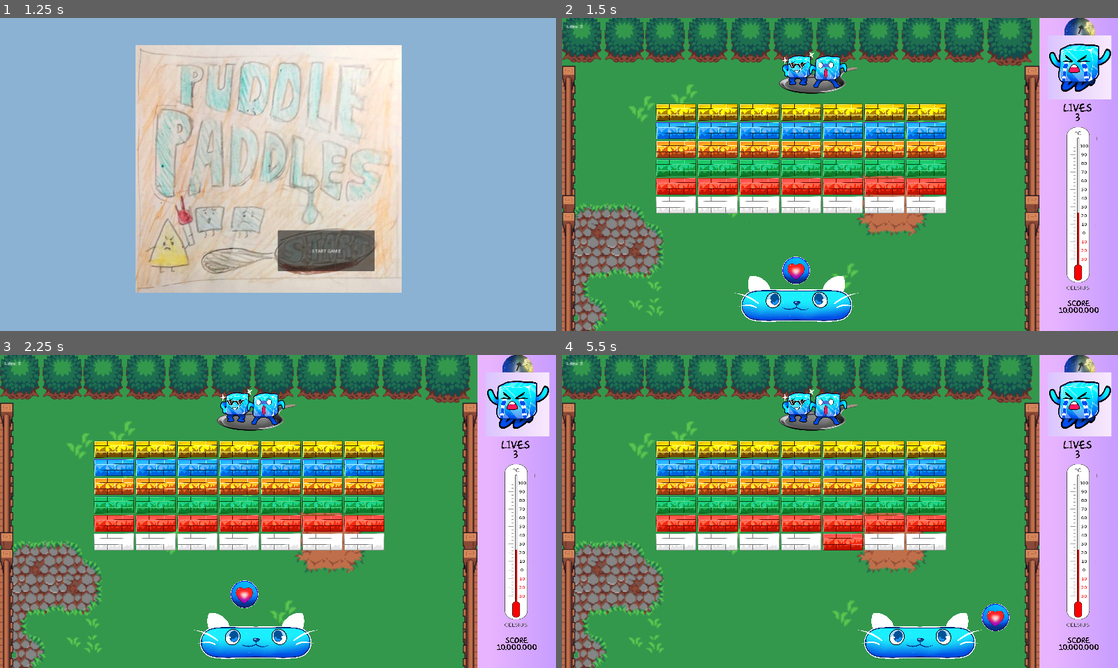
Above: before the commit, frames 1-4 (two rows, left to right).
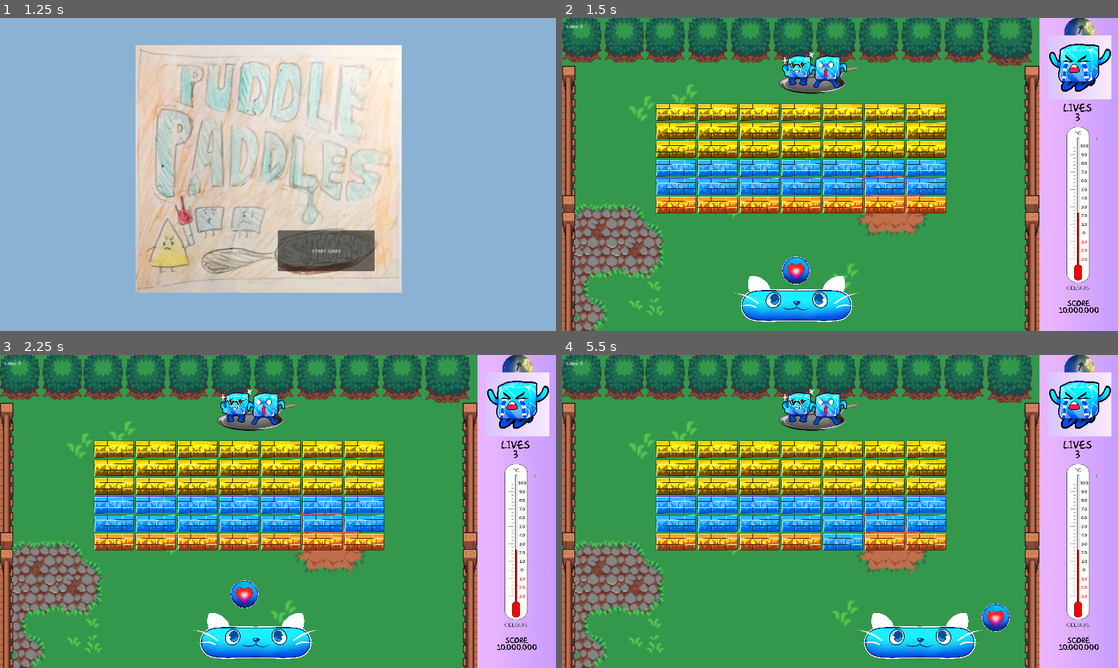
Above: after the commit, the same moments.

Repository: ColtonPhillips/uvicgamejam-24
Game: Godot game, scene res://Scenes/start_game.tscn
The game is run twice, just before and just after one commit, with the same random seed, the same clock (stepped at 60 frames per second) and the same inputs.
Inputs:
- Up to frame 1 (1.25 s): click "START GAME" at 0.5 s
- Up to frame 2 (1.5 s): click "START GAME" at 1.25 s
- Up to frame 3 (2.25 s): tap Enter at 2 s; hold D (right) from 2.03 s (still down)
- Up to frame 4 (5.5 s): release D (right) at 2.78 s; hold A (left) 2.78-3.53 s; hold D (right) 3.53-5.03 s; hold A (left) from 5.03 s (still down)

Frame 1 is identical in both runs. In frame 2, 14% of the frame differs, in the area x 16-70%, y 33-63%; in frame 3, 14%; in frame 4, 14%, in the area x 16-81%, y 33-89%.

Commit message:
sfx and polish

Diff:
--- a/game/Scenes/ball.tscn
+++ b/game/Scenes/ball.tscn
@@ -1,7 +1,10 @@
-[gd_scene load_steps=4 format=3 uid="uid://kfy3ukhqt013"]
+[gd_scene load_steps=7 format=3 uid="uid://kfy3ukhqt013"]
 
 [ext_resource type="Texture2D" uid="uid://c12vef2gyh7dy" path="res://Assets/Ball.png" id="1_2jah6"]
 [ext_resource type="Script" path="res://Scripts/ball.gd" id="1_tygem"]
+[ext_resource type="AudioStream" uid="uid://ps83xovdn8to" path="res://Assets/Pop.ogg" id="3_c112m"]
+[ext_resource type="AudioStream" uid="uid://c3d07y01sfo1d" path="res://Assets/Click.ogg" id="4_2dyh8"]
+[ext_resource type="AudioStream" uid="uid://by8my1bha4pj0" path="res://Assets/Hit.ogg" id="5_lu8qh"]
 
 [sub_resource type="CircleShape2D" id="CircleShape2D_nj6vb"]
 radius = 47.1699
@@ -17,3 +20,20 @@
 
 [node name="CollisionShape2D" type="CollisionShape2D" parent="."]
 shape = SubResource("CircleShape2D_nj6vb")
+
+[node name="SFX" type="Node" parent="."]
+
+[node name="PopSound" type="AudioStreamPlayer" parent="SFX"]
+unique_name_in_owner = true
+stream = ExtResource("3_c112m")
+volume_db = -15.0
+
+[node name="ClickSound" type="AudioStreamPlayer" parent="SFX"]
+unique_name_in_owner = true
+stream = ExtResource("4_2dyh8")
+volume_db = -15.0
+
+[node name="HitSound" type="AudioStreamPlayer" parent="SFX"]
+unique_name_in_owner = true
+stream = ExtResource("5_lu8qh")
+volume_db = -22.518
--- a/game/Scenes/brick.tscn
+++ b/game/Scenes/brick.tscn
@@ -1,7 +1,8 @@
-[gd_scene load_steps=4 format=3 uid="uid://bb528nmxhbibp"]
+[gd_scene load_steps=5 format=3 uid="uid://bb528nmxhbibp"]
 
 [ext_resource type="Script" path="res://Scripts/brick.gd" id="1_g2qod"]
 [ext_resource type="Texture2D" uid="uid://3qnb70844nlo" path="res://Assets/BrickRed.png" id="2_i2lyg"]
+[ext_resource type="AudioStream" uid="uid://bx57pbmdwvm3t" path="res://Assets/Break.ogg" id="3_qda7k"]
 
 [sub_resource type="RectangleShape2D" id="RectangleShape2D_lq55v"]
 size = Vector2(136, 56)
@@ -20,3 +21,10 @@
 [node name="CollisionShape2D" type="CollisionShape2D" parent="."]
 position = Vector2(0, 1)
 shape = SubResource("RectangleShape2D_lq55v")
+
+[node name="SFX" type="Node" parent="."]
+
+[node name="BreakSound" type="AudioStreamPlayer" parent="SFX"]
+unique_name_in_owner = true
+stream = ExtResource("3_qda7k")
+volume_db = -8.0
--- a/game/Scenes/paddle.tscn
+++ b/game/Scenes/paddle.tscn
@@ -1,7 +1,8 @@
-[gd_scene load_steps=4 format=3 uid="uid://cmwnuhkpe57qf"]
+[gd_scene load_steps=5 format=3 uid="uid://cmwnuhkpe57qf"]
 
 [ext_resource type="Script" path="res://Scripts/paddle.gd" id="1_edjpi"]
 [ext_resource type="Texture2D" uid="uid://b72ppepb1g2ts" path="res://Assets/PaddleCat.png" id="2_ojvxn"]
+[ext_resource type="AudioStream" uid="uid://cklc0wiuh5awe" path="res://Assets/SpeedPower.ogg" id="3_x450g"]
 
 [sub_resource type="RectangleShape2D" id="RectangleShape2D_k37m3"]
 size = Vector2(94, 340)
@@ -20,3 +21,10 @@
 [node name="CollisionShape2D" type="CollisionShape2D" parent="."]
 rotation = 1.5708
 shape = SubResource("RectangleShape2D_k37m3")
+
+[node name="SFX" type="Node" parent="."]
+
+[node name="SpeedPowerUpSound" type="AudioStreamPlayer" parent="SFX"]
+unique_name_in_owner = true
+stream = ExtResource("3_x450g")
+volume_db = -5.0
--- a/game/Scenes/speed_powerup.tscn
+++ b/game/Scenes/speed_powerup.tscn
@@ -1,7 +1,8 @@
-[gd_scene load_steps=4 format=3 uid="uid://uabhhjpwpi50"]
+[gd_scene load_steps=5 format=3 uid="uid://uabhhjpwpi50"]
 
 [ext_resource type="Script" path="res://Scripts/speed_powerup.gd" id="1_d6uf7"]
 [ext_resource type="Texture2D" uid="uid://mrq8ar1uloav" path="res://Assets/SpeedPower.png" id="1_r8y6o"]
+[ext_resource type="AudioStream" uid="uid://bprj6ovbaf1on" path="res://Assets/WaterDrop.ogg" id="3_w1qxh"]
 
 [sub_resource type="CircleShape2D" id="CircleShape2D_nr32i"]
 radius = 21.5407
@@ -17,3 +18,10 @@
 
 [node name="CollisionShape2D" type="CollisionShape2D" parent="."]
 shape = SubResource("CircleShape2D_nr32i")
+
+[node name="SFX" type="Node" parent="."]
+
+[node name="WaterDropSound" type="AudioStreamPlayer" parent="SFX"]
+unique_name_in_owner = true
+stream = ExtResource("3_w1qxh")
+volume_db = 5.0
--- a/game/Scripts/ball.gd
+++ b/game/Scripts/ball.gd
@@ -11,13 +11,11 @@
 @export var death_zone: DeathZone
 @export var ui: UI
 
-var speed_up_factor := 1.12
+var speed_up_factor := 1.10
 var start_position: Vector2
 var last_collider_id
 
 @onready var collision_shape_2d = $CollisionShape2D
-
-
 
 func _ready():
 	#ui.set_lifes(lifes)
@@ -31,19 +29,20 @@
 		return
 
 	var collider = collision.get_collider()
-
 	if (collider is Brick):
+		%HitSound.play()
 		collider.decrease_level()
 		velocity = velocity.bounce(collision.get_normal())
 		velocity = velocity.rotated(randf_range(-0.2, 0.2))
 
 	elif (collider is Wall):
+		%ClickSound.play()
 		velocity = velocity.bounce(collision.get_normal())
 		if abs(velocity.y) < 4 or abs(velocity.x) < 4:
 			velocity = velocity.rotated(randf_range(-0.3, 0.3))
 			print (velocity)
 	if ( collider is Paddle):
-		ball_collision(collider)
+		paddle_collision(collider)
 
 
 func start_ball():
@@ -66,7 +65,9 @@
 	velocity = Vector2.ZERO
 
 var entered_paddle = false;
-func ball_collision(collider):
+func paddle_collision(collider):
+	%PopSound.play()
+
 	var ball_width = collision_shape_2d.shape.get_rect().size.x
 	var ball_center_x = position.x
 	var collider_width = collider.get_width()
--- a/game/Scripts/brick.gd
+++ b/game/Scripts/brick.gd
@@ -5,6 +5,7 @@
 signal brick_destroyed
 
 var level = 1
+var chance_to_spawn_power = 10
 
 @onready var sprite_2d = $Sprite2D
 @onready var collision_shape_2d = $CollisionShape2D
@@ -23,6 +24,7 @@
 
 
 func set_level(new_level: int):
+	if (new_level < 1): new_level = 1
 	level = new_level
 	sprite_2d.texture = sprites[new_level - 1]
 
@@ -34,6 +36,7 @@
 
 
 func fade_out():
+	%BreakSound.play()
 	collision_shape_2d.disabled = true
 	var tween = get_tree().create_tween()
 	tween.tween_property(sprite_2d, "modulate", Color.TRANSPARENT, .5)
@@ -43,7 +46,7 @@
 func destroy():
 	queue_free()
 	brick_destroyed.emit()
-	if randi_range(0,100) < 8:
+	if randi_range(0,100) < chance_to_spawn_power:
 		var object := scene_to_instance.instantiate()
 		get_parent().add_child(object)
 		object.position = position
--- a/game/Scripts/brick_spawner.gd
+++ b/game/Scripts/brick_spawner.gd
@@ -34,7 +34,7 @@
 		for j in COLUMNS:
 			var brick = brick_scene.instantiate() as Brick
 			add_child(brick)
-			brick.set_level(i + 1)
+			brick.set_level(roundi((i + 1) / 2))
 
 			var x = spawn_position_x + j * (margin.x + brick.get_size().x )
 			var y = spawn_position_y + i * (margin.y + brick.get_size().y )
--- a/game/Scripts/paddle.gd
+++ b/game/Scripts/paddle.gd
@@ -21,7 +21,12 @@
 func _physics_process(delta):
 	linear_velocity = speed * direction
 	if is_sped_up:
-		linear_velocity *= 1.75
+		$Sprite2D.modulate.r = 0.5
+		$Sprite2D.modulate.b = 1.5
+		linear_velocity *= 2
+	else:
+		$Sprite2D.modulate.r = 1
+		$Sprite2D.modulate.b = 1
 
 func _process(delta):
 	var camera_start_x = camera.position.x - camera_rect.size.x / 2
@@ -54,7 +59,8 @@
 	return collision_shape_2d.shape.get_rect().size.x
 
 func on_speed_up():
-	print ("win")
+	if is_sped_up: return
+	%SpeedPowerUpSound.play()
 	is_sped_up = true
-	await get_tree().create_timer(10.0).timeout
+	await get_tree().create_timer(7.0).timeout
 	is_sped_up = false
--- a/game/Scripts/speed_powerup.gd
+++ b/game/Scripts/speed_powerup.gd
@@ -7,6 +7,8 @@
 # Get the gravity from the project settings to be synced with RigidBody nodes.
 var gravity: int = ProjectSettings.get_setting("physics/2d/default_gravity")
 
+func _ready() -> void:
+	%WaterDropSound.play()
 
 func _physics_process(delta: float) -> void:
 	if velocity.y > 3000:
Not shown, added: game/Assets/Break.ogg.import
Not shown, added: game/Assets/Click.ogg.import
Not shown, added: game/Assets/Hit.ogg.import
Not shown, added: game/Assets/Pop.ogg.import
Not shown, added: game/Assets/SpeedPower.ogg.import
Not shown, added: game/Assets/WaterDrop.ogg.import
Not shown, added: game/Assets/Break.ogg
Not shown, added: game/Assets/Click.ogg
Not shown, added: game/Assets/Hit.ogg
Not shown, added: game/Assets/Pop.ogg
Not shown, added: game/Assets/SpeedPower.ogg
Not shown, added: game/Assets/WaterDrop.ogg
